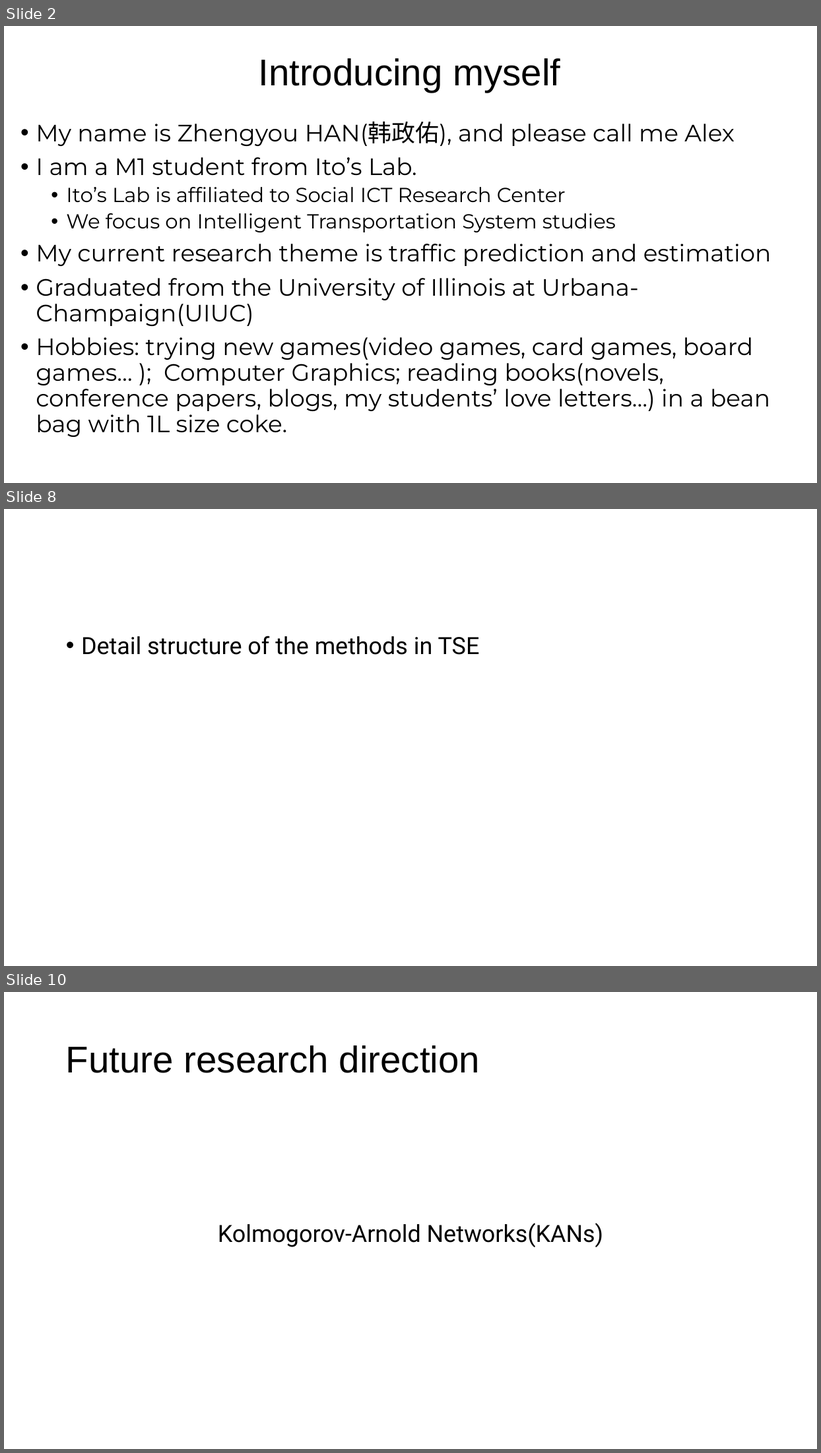
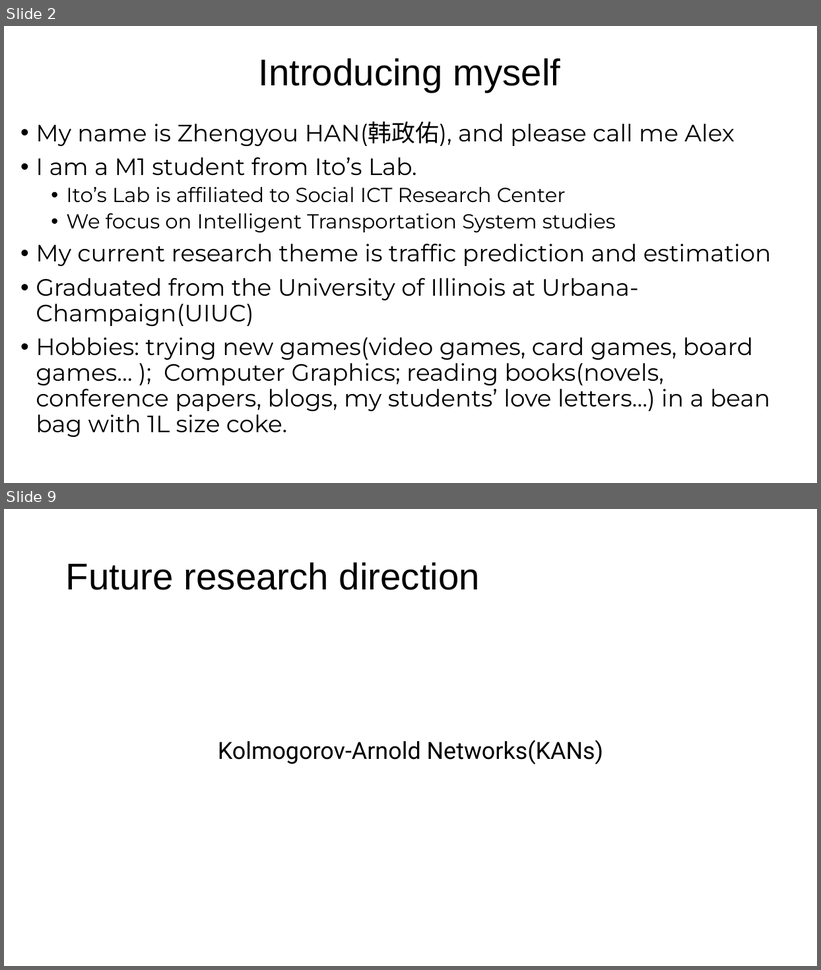
Before and after one commit to zhengyouhan/TransInfos24, a slide deck: Rinko_Drafts/A Brief Survey on Deep Learning in.pptx. Shown one above the other, each under a label of ours: slides 2, 8 and 10 before the commit, slides 2 and 9 after it; the slides between them are not shown. The pictures are 821x1453 and 821x970 pixels, drawn with LibreOffice and Linux fonts; fonts in the diff are those of the drawing. Boxes give left, top, right and bottom in pixels: in the first picture for what was removed or moved away, otherwise in the second. Text is boxed around its words. In the diff, an @@ line names an element or a change of style, - is before the commit and + after.

```diff
--- a/Rinko_Drafts/A Brief Survey on Deep Learning in.pptx
+++ b/Rinko_Drafts/A Brief Survey on Deep Learning in.pptx
@@ slide 8 removed at (4,509,817,966), background #FFFFFF @@
@@ text removed at (81,636,480,655) @@
-• Detail structure of the methods in TSE
@@ what was slide 10 is now slide 9 @@
```
Also in this commit, not shown: 5 slides changed, 2 slides added, 2 other slides removed, 1 other file.
